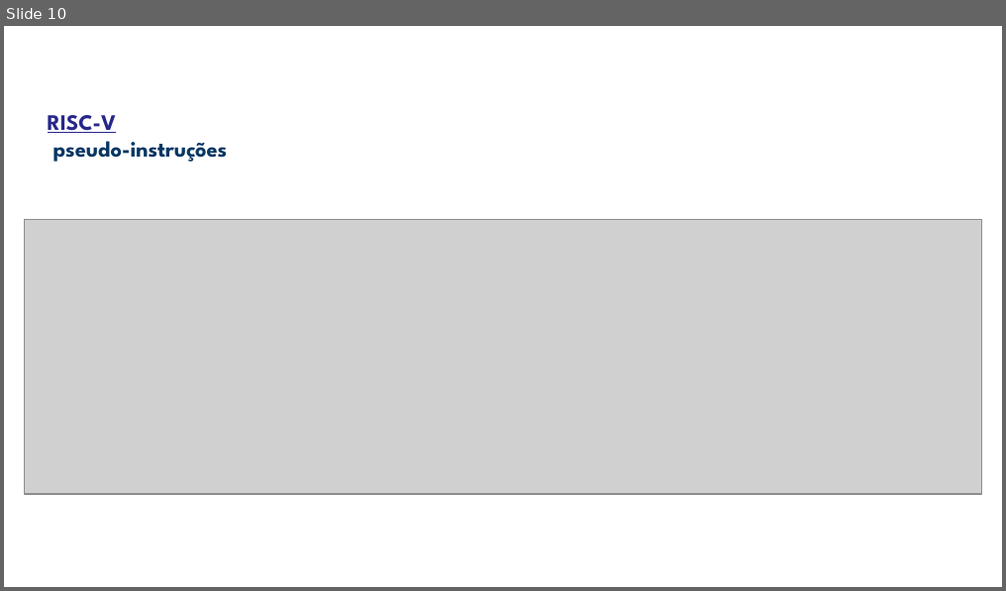
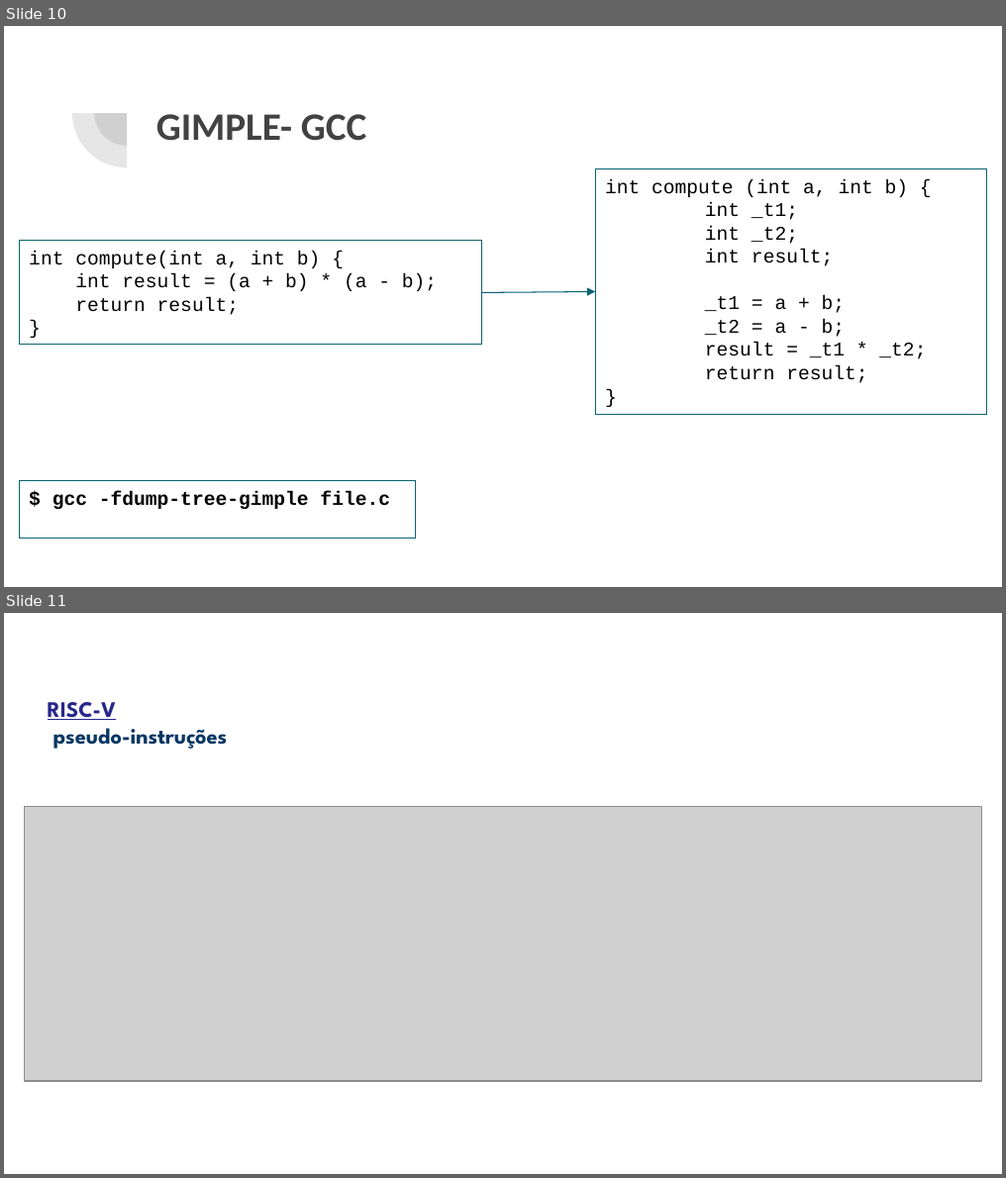
Before and after one commit to ajholanda/edu-compiladores, a slide deck: slides/geracao_codigo.pptx. Shown one above the other, each under a label of ours: slide 10 before the commit, slides 10 and 11 after it. The pictures are 1006x591 and 1006x1178 pixels, drawn with LibreOffice and Linux fonts; fonts in the diff are those of the drawing; grey boxes stand for pictures. Boxes give left, top, right and bottom in pixels: in the first picture for what was removed or moved away, otherwise in the second. Text is boxed around its words. In the diff, an @@ line names an element or a change of style, - is before the commit and + after.

Commit message:
put GIMPLE representation of some constructs

```diff
--- a/slides/geracao_codigo.pptx
+++ b/slides/geracao_codigo.pptx
@@ slide 10 added at (x1=4, y1=26, x2=1002, y2=587), background #FFFFFF @@
@@ pie slice (boxed as its full ellipse) added at (x1=72, y1=59, x2=180, y2=168), fill #424242 at 13% opacity @@
@@ pie slice (boxed as its full ellipse) added at (x1=95, y1=80, x2=159, y2=146), fill #424242 at 13% opacity @@
@@ title added at (x1=156, y1=114, x2=366, y2=141), 28 pt, text #424242, bold @@
+GIMPLE- GCC
@@ rectangle added at (x1=595, y1=170, x2=986, y2=415), outline #0B6374 0.75 pt, 14 pt, text #000000 @@
+int compute (int a, int b) {
+int _t1;
+int _t2;
+int result;
+_t1 = a + b;
+_t2 = a - b;
+result = _t1 * _t2;
+return result;
+}
@@ rectangle added at (x1=19, y1=241, x2=482, y2=345), outline #0B6374 0.75 pt, 14 pt, text #000000 @@
+int compute(int a, int b) {
+int result = (a + b) * (a - b);
+return result;
+}
@@ arrow added from (482, 292) to (595, 291), #086374 0.75 pt @@
@@ rectangle added at (x1=19, y1=481, x2=415, y2=538), outline #0B6374 0.75 pt, 14 pt, text #000000, bold @@
+$ gcc -fdump-tree-gimple file.c
@@ what was slide 10 is now slide 11 @@
```
Also in this commit, not shown: 1 slide changed, 2 other slides added.
